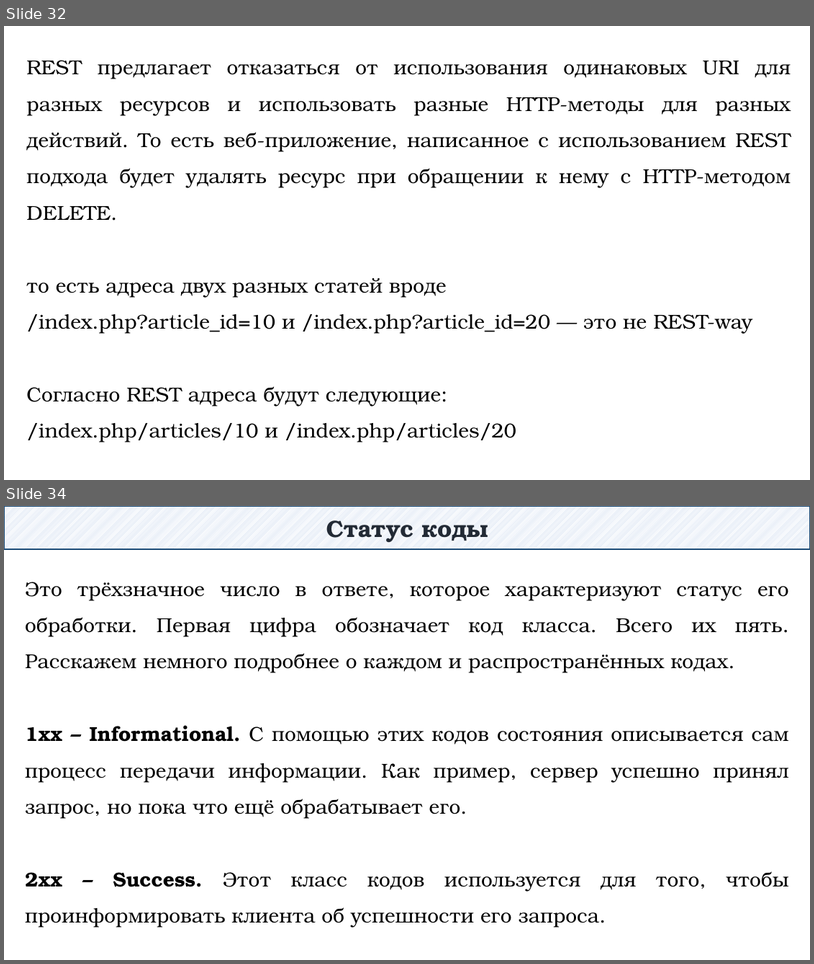
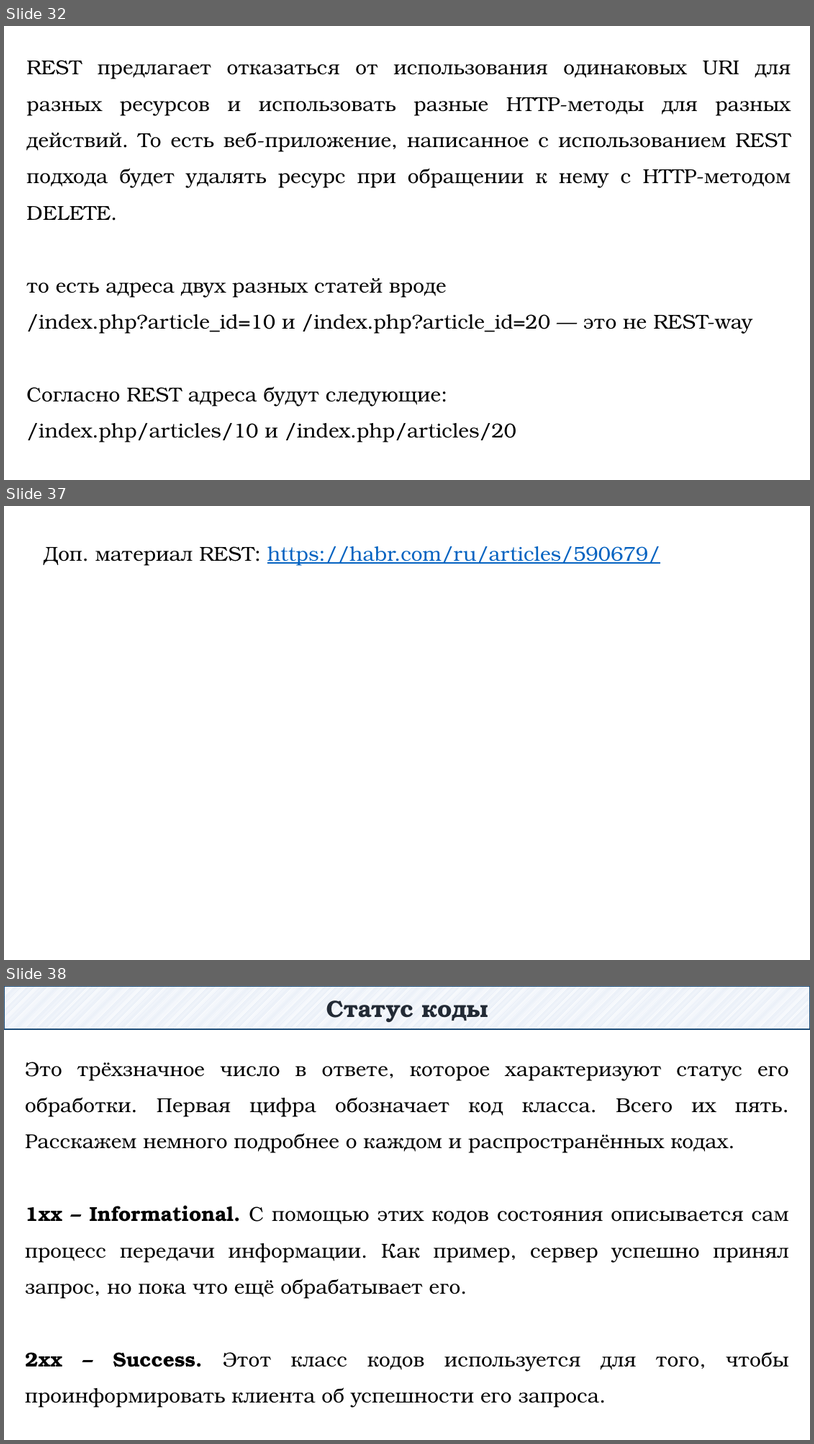
Before and after one commit to DaniilKlyukin/OOP-4, a slide deck: Лекции/ООП 1 лек 3.pptx. Shown one above the other, each under a label of ours: slides 32 and 34 before the commit, slides 32, 37 and 38 after it; the slides between them are not shown. The pictures are 814x964 and 814x1444 pixels, drawn with LibreOffice and Linux fonts; fonts in the diff are those of the drawing. Boxes give left, top, right and bottom in pixels: in the first picture for what was removed or moved away, otherwise in the second. Text is boxed around its words. In the diff, an @@ line names an element or a change of style, - is before the commit and + after.

```diff
--- a/Лекции/ООП 1 лек 3.pptx
+++ b/Лекции/ООП 1 лек 3.pptx
@@ slide 37 added at (x1=4, y1=506, x2=810, y2=960), background #FFFFFF @@
@@ text added at (x1=44, y1=546, x2=661, y2=566), 24 pt, text #0563C1, underline @@
+Доп. материал REST: https://habr.com/ru/articles/590679/
@@ what was slide 34 is now slide 38 @@
```
Also in this commit, not shown: 1 slide changed, 3 other slides added, 45 other files.
